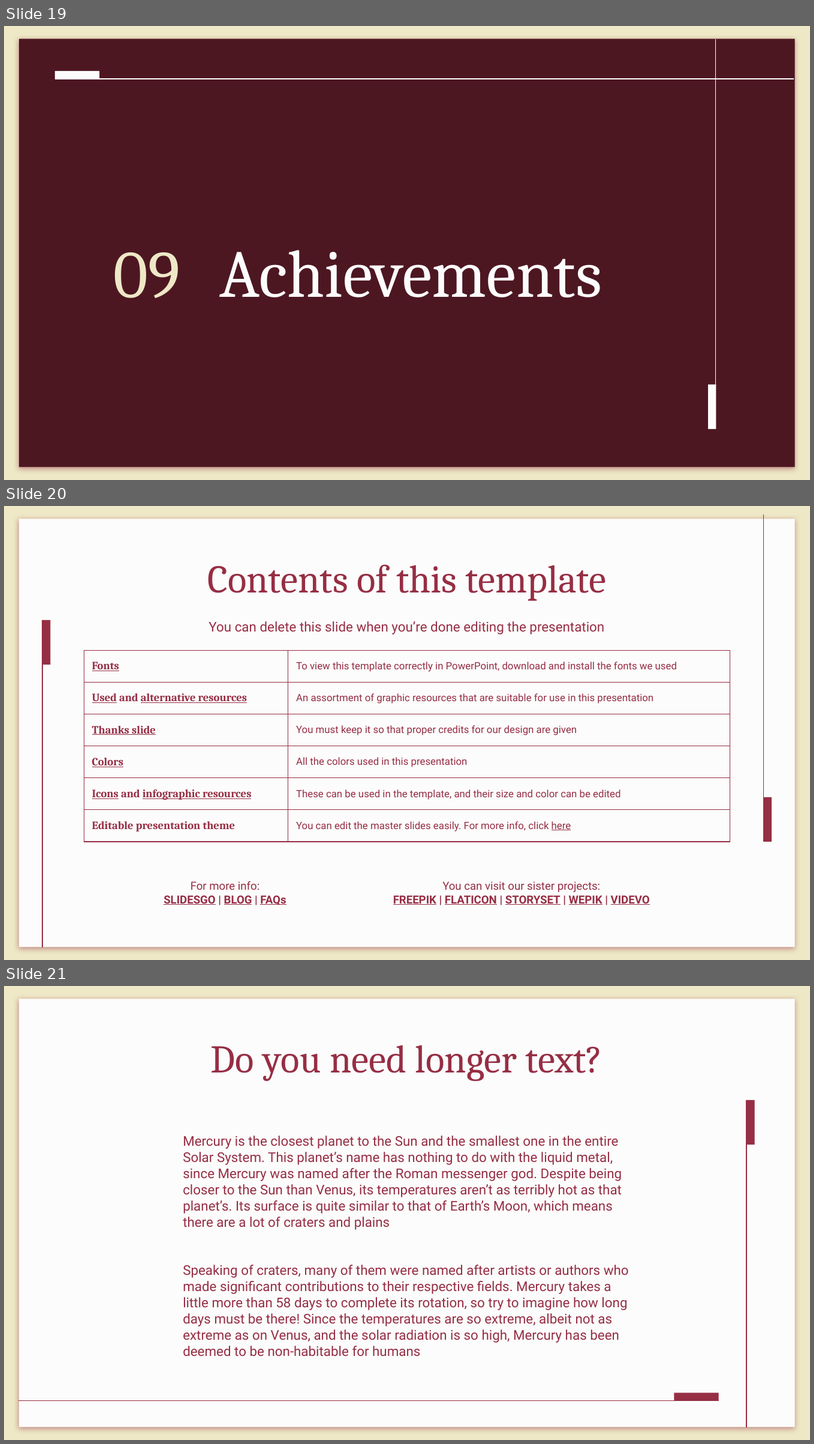
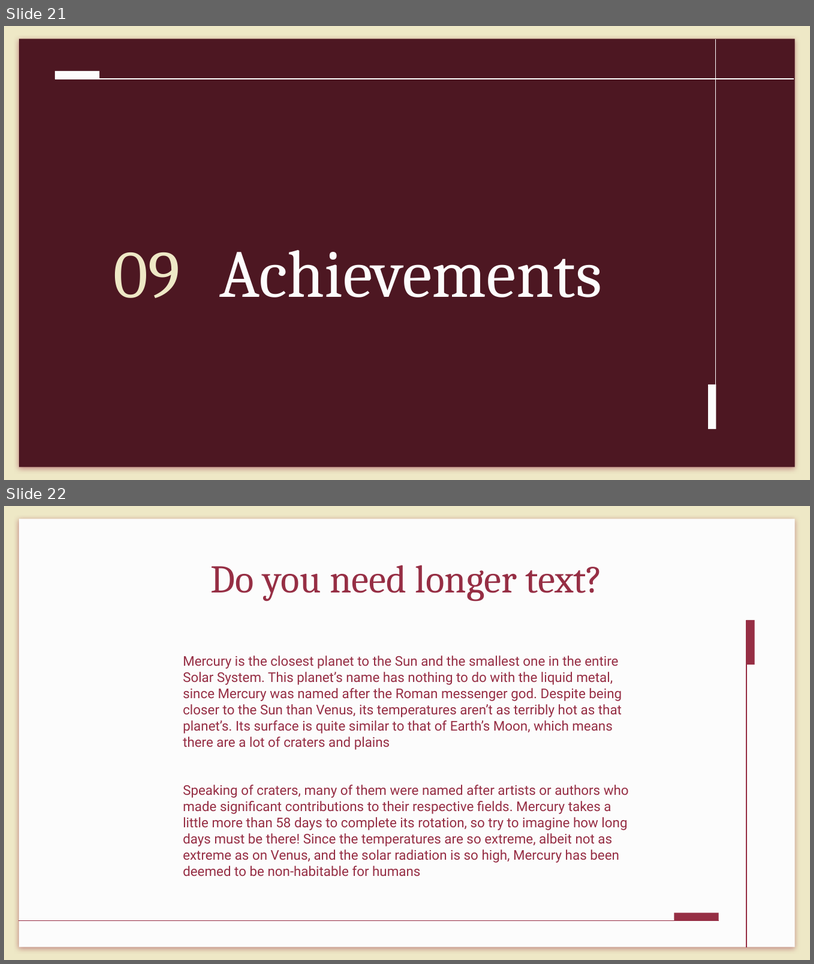
Before and after one commit to MiraPhilip12/Graduation_Project_ESLSCA, a slide deck: Final Milestone/Graduation_Project_Final_Presentation.pptx. Shown one above the other, each under a label of ours: slides 19, 20 and 21 before the commit, slides 21 and 22 after it. The pictures are 814x1444 and 814x964 pixels, drawn with LibreOffice and Linux fonts; fonts in the diff are those of the drawing. Boxes give left, top, right and bottom in pixels: in the first picture for what was removed or moved away, otherwise in the second. Text is boxed around its words. In the diff, an @@ line names an element or a change of style, - is before the commit and + after.

Commit message:
updating presentation

```diff
--- a/Final Milestone/Graduation_Project_Final_Presentation.pptx
+++ b/Final Milestone/Graduation_Project_Final_Presentation.pptx
@@ slide 20 removed at box(4, 506, 810, 960), background #EEE8C6; not listed: 1 template element that a slide beside it also shows @@
@@ line removed from (764, 841) to (764, 515) @@
@@ title removed at box(207, 564, 607, 601) @@
-Contents of this template
@@ rectangle removed at box(42, 620, 50, 664) @@
@@ line removed from (43, 620) to (43, 947) @@
@@ text removed at box(209, 621, 605, 634) @@
-You can delete this slide when you’re done editing the presentation
@@ table removed at box(84, 651, 730, 841), 6 rows, 2 columns @@
-Fonts | To view this template correctly in PowerPoint, download and install the fonts we used
-Used and alternative resources | An assortment of graphic resources that are suitable for use in this presentation
-Thanks slide | You must keep it so that proper credits for our design are given
-Colors | All the colors used in this presentation
-Icons and infographic resources | These can be used in the template, and their size and color can be edited
-Editable presentation theme | You can edit the master slides easily. For more info, click here
@@ rectangle removed at box(764, 797, 772, 841) @@
@@ text removed at box(164, 881, 286, 904) @@
-For more info:
-SLIDESGO | BLOG | FAQs
@@ text removed at box(393, 881, 650, 904) @@
-You can visit our sister projects:
-FREEPIK | FLATICON | STORYSET | WEPIK | VIDEVO
@@ what was slide 19 is now slide 21 @@
@@ what was slide 21 is now slide 22 @@
```
Also in this commit, not shown: 2 slides added, 2 other files.
